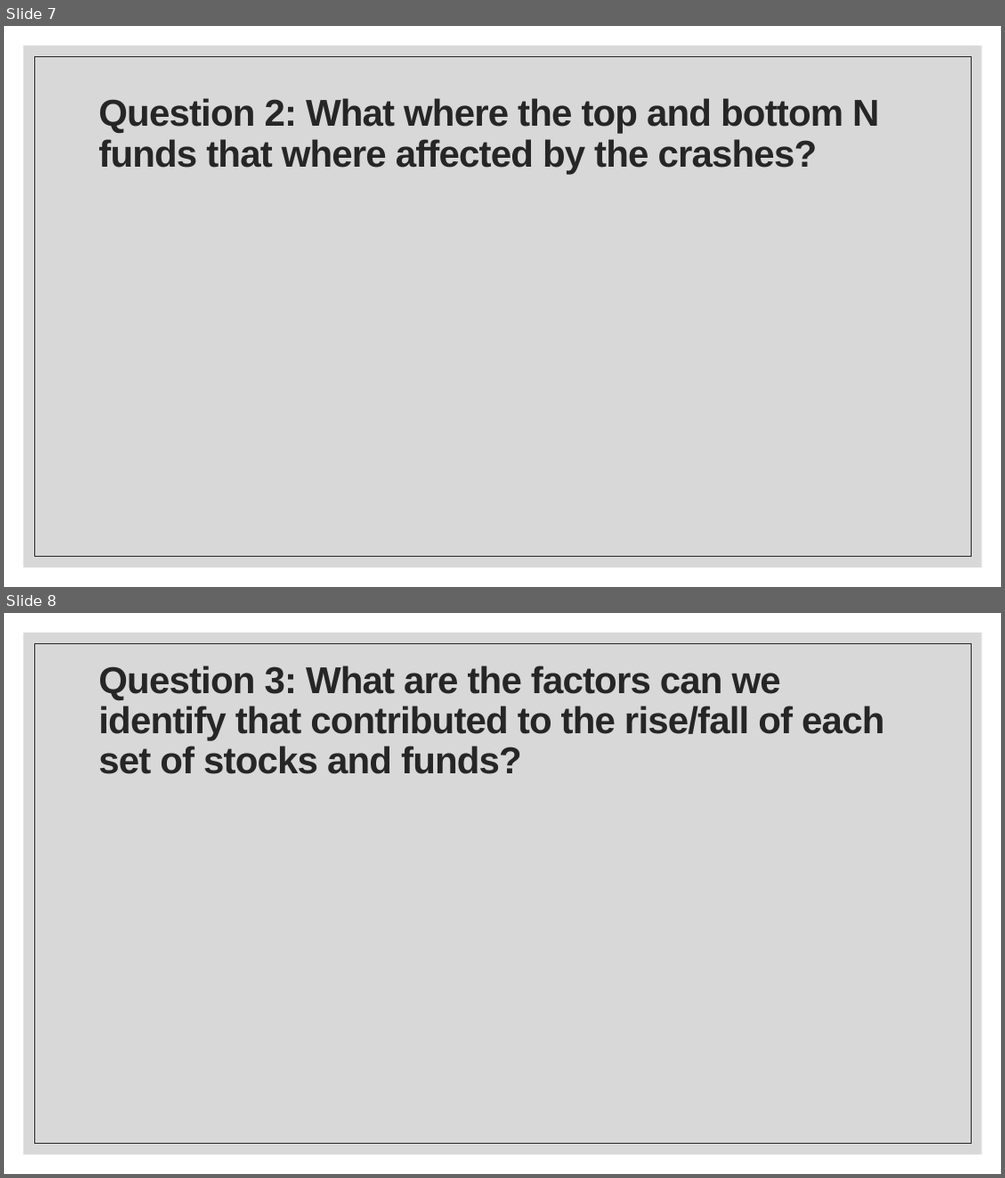
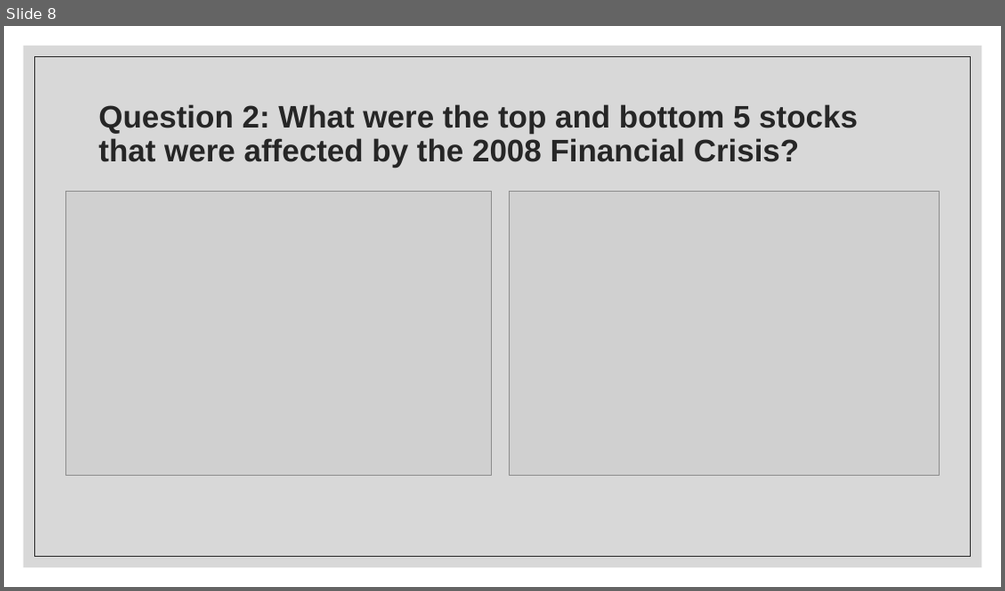
Before and after one commit to skinnms/DBC_project_1, a slide deck: # Archive/presentation/Stock Market Crash Analysis.pptx. Shown one above the other, each under a label of ours: slides 7 and 8 before the commit, slide 8 after it. The pictures are 1005x1178 and 1005x591 pixels, drawn with LibreOffice and Linux fonts; fonts in the diff are those of the drawing; grey boxes stand for pictures. Boxes give left, top, right and bottom in pixels: in the first picture for what was removed or moved away, otherwise in the second. Text is boxed around its words. In the diff, an @@ line names an element or a change of style, - is before the commit and + after.

```diff
--- a/# Archive/presentation/Stock Market Crash Analysis.pptx
+++ b/# Archive/presentation/Stock Market Crash Analysis.pptx
@@ slide 8 removed at (4,613,1001,1174), background #FFFFFF; not listed: 2 template elements that a slide beside it also shows @@
@@ title removed at (98,666,884,774) @@
-Question 3: What are the factors can we identify that contributed to the rise/fall of each set of stocks and funds?
@@ what was slide 7 is now slide 8 @@
@@ slide 8 changed as well @@
@@ rectangle at (34,56,971,556): outline #262626 0.5 pt to #262626 0.75 pt @@
@@ title at (98,104,858,168): text changed; size 36 to 30 pt @@
-Question 2: What where the top and bottom N funds that where affected by the crashes?
+Question 2: What were the top and bottom 5 stocks that were affected by the 2008 Financial Crisis?
@@ picture added at (66,191,492,475) @@
@@ picture added at (510,191,938,475) @@
```
Also in this commit, not shown: 7 other slides changed, 3 slides added, 1 other slide removed.
